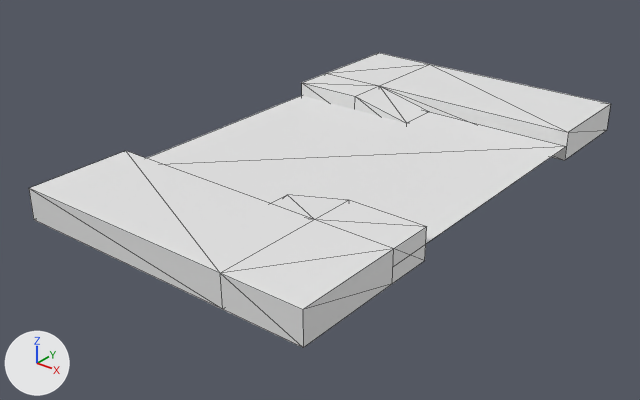
An edit to the glTF model levels/testLevel.gltf, drawn before and after from the same camera.
Both versions are drawn from a camera (50 mm lens) standing at (31.1, -42.1, 22.2) and looking at (-0.8, -2.3, -2.5). Every picture has the same lights, and +X, +Y and +Z are marked at lower left. The picture after the commit comes second. Mesh edges are drawn as thin lines. Vertices at exactly the same position are counted once.

Before the edit, the objects in view are built like this:
```python
me_cube_001 = bpy.data.meshes.new('Cube.001')
me_cube_001.from_pydata([(-10.0, -10.0, 0.0), (-10.0, 10.0, 0.0), (10.0, -10.0, 0.0), (10.0, 10.0, 0.0)], [], [(3, 1, 0), (3, 0, 2)])
me_cube_002 = bpy.data.meshes.new('Cube.002')
me_cube_002.from_pydata(...)  # 20 vertices, 36 faces; spans x -10.0..10.0, y -3.0..7.0, z -1.0..1.0
ob_basea_col = bpy.data.objects.new('BaseA-col', me_cube_002)
ob_basea_col.location = (0.0, 10.0, 0.0)
ob_baseb_col = bpy.data.objects.new('BaseB-col', me_cube_002)
ob_baseb_col.location = (0.0, -10.0, 0.0)
ob_baseb_col.rotation_euler = (0.0, 0.0, -3.142)  # degrees (0, 0, -180)
ob_floor_col = bpy.data.objects.new('Floor-col', me_cube_001)
ob_floor_col.location = (0.0, 0.0, 0.0)
```
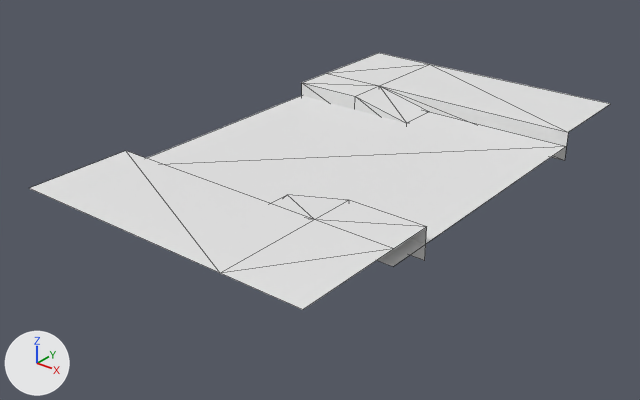
What differs and where, as boxes [x1, y1, x2, y2] in the pictures (640 x 400 px):
```json
{"object": "BaseB-col", "change": "reshaped", "before": [29, 151, 427, 348], "after": [30, 151, 427, 310], "on screen": "19% shorter"}
{"object": "BaseA-col", "change": "reshaped", "before": [302, 53, 611, 160], "after": [302, 53, 610, 160]}
{"part": 1, "of": "me_cube_002", "change": "deleted", "before": [29, 104, 611, 348]}
```

The change, as JSON lines over the scene's bpy script:
```json
{"block": "me_cube_002", "where": "# used by ob_basea_col; location = (0.0, 10.0, 0.0)"}
{"op": "remove", "block": "me_cube_002", "code": "me_cube_002.from_pydata(...)  # 20 vertices, 36 faces; spans x -10.0..10.0, y -3.0..7.0, z -1.0..1.0"}
{"op": "add", "block": "me_cube_002", "code": "me_cube_002.from_pydata(...)  # 16 vertices, 18 faces; spans x -10.0..10.0, y -3.0..7.0, z -1.0..1.0"}
{"block": "me_cube_002", "change": "me_cube_002 part 1"}
{"block": "me_cube_002", "change": "4 vertices are removed from x -10.0..10.0, y 0.0..7.0, z -1.0"}
{"block": "me_cube_002", "change": "18 faces are deleted"}
```
